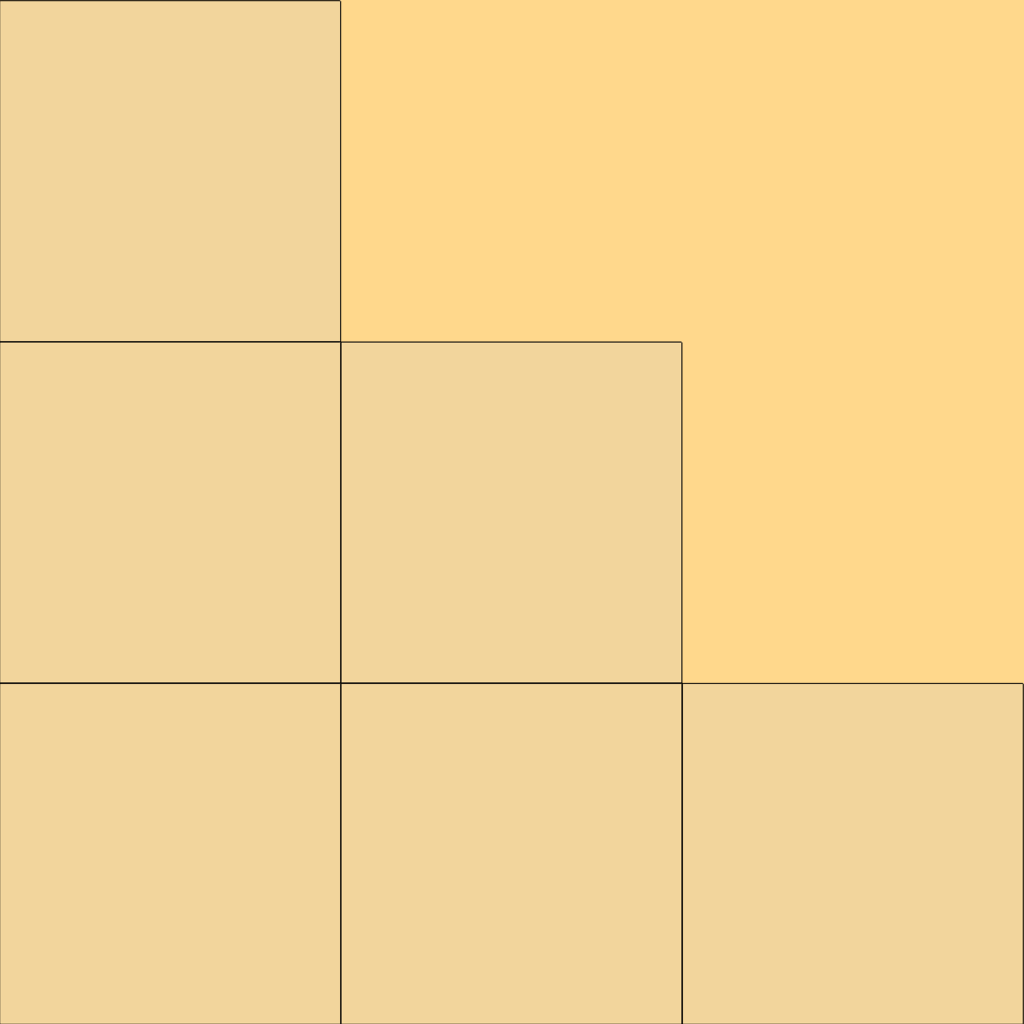
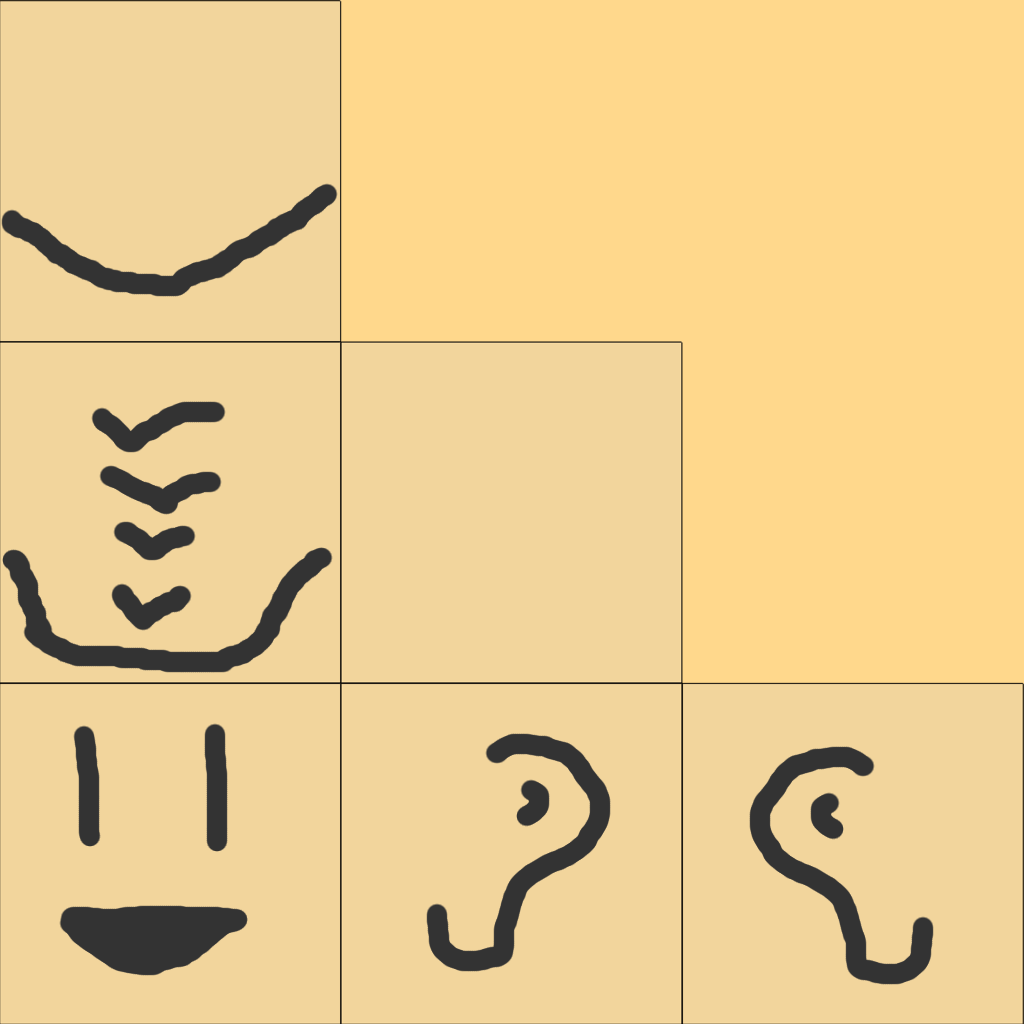
Layers edited between the first and the second 1024 x 1024 image:
added layer "sides" above "face" over (x1=1, y1=183, x2=934, y2=985)
added layer "face" above "background" over (x1=59, y1=723, x2=248, y2=976)
